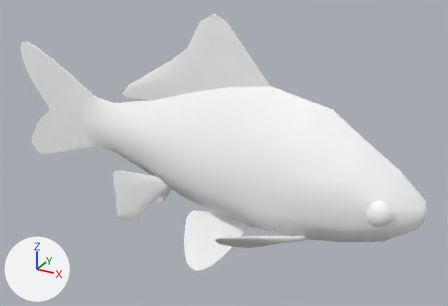
A saved change to the FBX model testObjs/fish_new_all_fins.fbx.
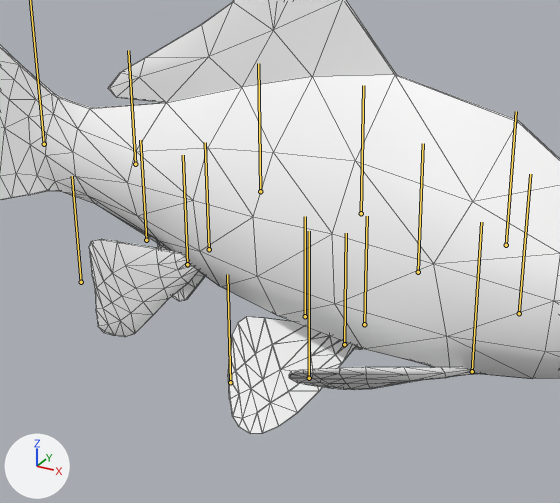
There are two pictures of each version: one whole from a camera (50 mm lens) standing at (0.00228, -0.00368, 0.00183) and looking at (0.00022, 0.00007, -0.00005), one close up on the part from 15% to 79% of the width and 16% to 100% of the height. Arrows for +X, +Y and +Z are at lower left; the lights stay in place. Both versions are drawn at the pose saved in each file; the numbers are the values there. The bones that bend it are drawn over the model as lines in the close-ups. The close-ups show mesh edges as thin lines.
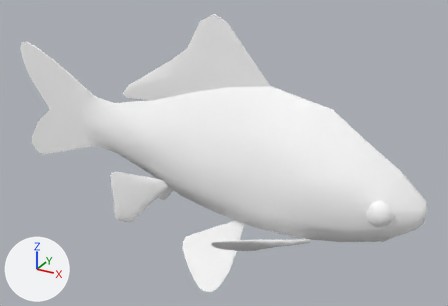
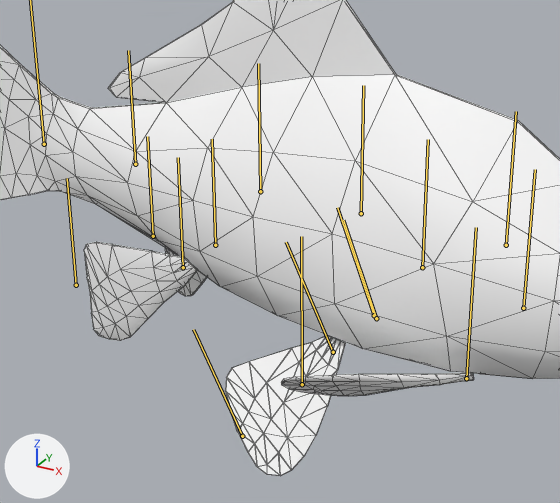
Boxes [x1, y1, x2, y2] around the edits, measured in the close-ups (560 x 503 px):
'polysurface1', posed: before [0, 0, 560, 434]; after [0, 0, 560, 476]
bone 'anal_start_l', root to tip: before (209, 249) to (205, 142); after (215, 245) to (212, 139)
bone 'anal_start_r', root to tip: before (187, 264) to (183, 155); after (183, 267) to (178, 157)
bone 'plevic_start_r', root to tip: before (344, 344) to (346, 233); after (333, 352) to (286, 242)
bone 'plevic_start_l', root to tip: before (364, 324) to (367, 216); after (374, 315) to (337, 207)
bone 'pectroal_start_r', root to tip: before (472, 371) to (481, 222); after (466, 378) to (476, 227)
bone 'pectroal_start_l', root to tip: before (519, 313) to (530, 174); after (523, 308) to (535, 169)

The change in detail:
Bone 'anal_start_l' (bone_anal_start_l) moves from (0.0, 0.0, 0.0) to (0.0, 0.0, -0.0049).
Bone 'anal_start_r' (bone_anal_start_r) moves from (0.0, 0.0, 0.0) to (0.0, 0.0, 0.0032).
Bone 'plevic_start_r' (bone_plevic_start_r) moves from (0.0, 0.0, 0.0) to (0.0, 0.0016, 0.0094).
Bone 'plevic_start_r' (bone_plevic_start_r) turns from (0, 0, 0) to (5, 9, 23) degrees about its own x, y and z.
Bone 'plevic_start_l' (bone_plevic_start_l) moves from (0.0, 0.0, 0.0) to (0.0, 0.0, -0.0085).
Bone 'plevic_start_l' (bone_plevic_start_l) turns from (0, 0, 0) to (1, -29, 20) degrees about its own x, y and z.
Bone 'pectroal_start_r' (bone_pectroal_start_r) moves from (0.0, 0.0, 0.0) to (0.0, 0.0, 0.005).
Bone 'pectroal_start_l' (bone_pectroal_start_l) moves from (0.0, 0.0, 0.0) to (0.0, 0.0, -0.005).
